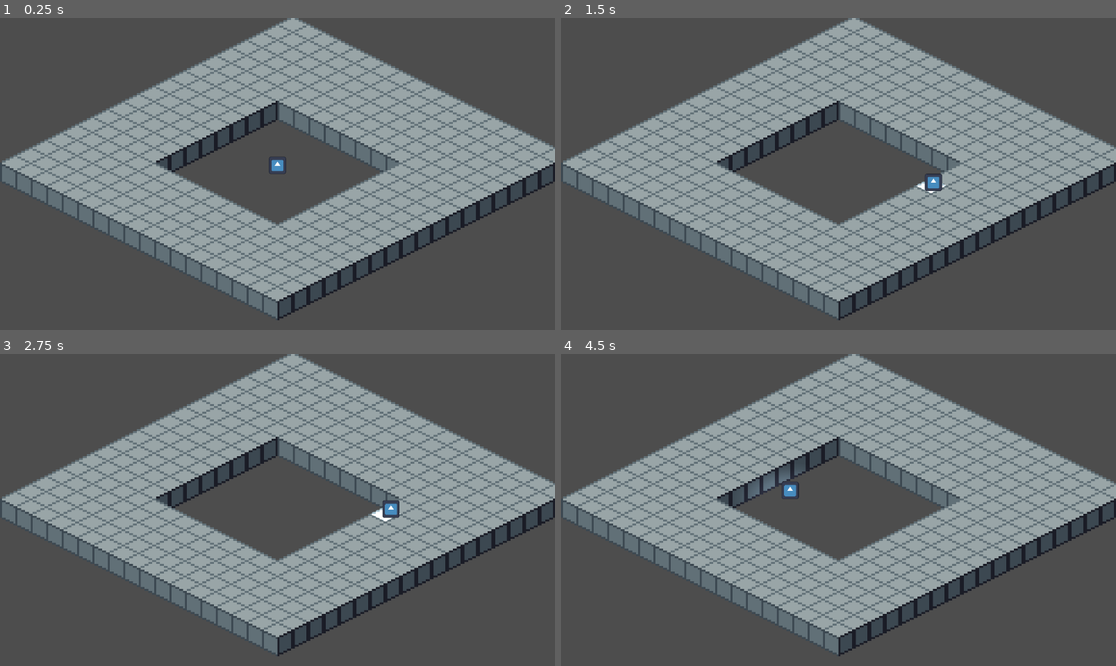
Above: before the commit, frames 1-4 (two rows, left to right).
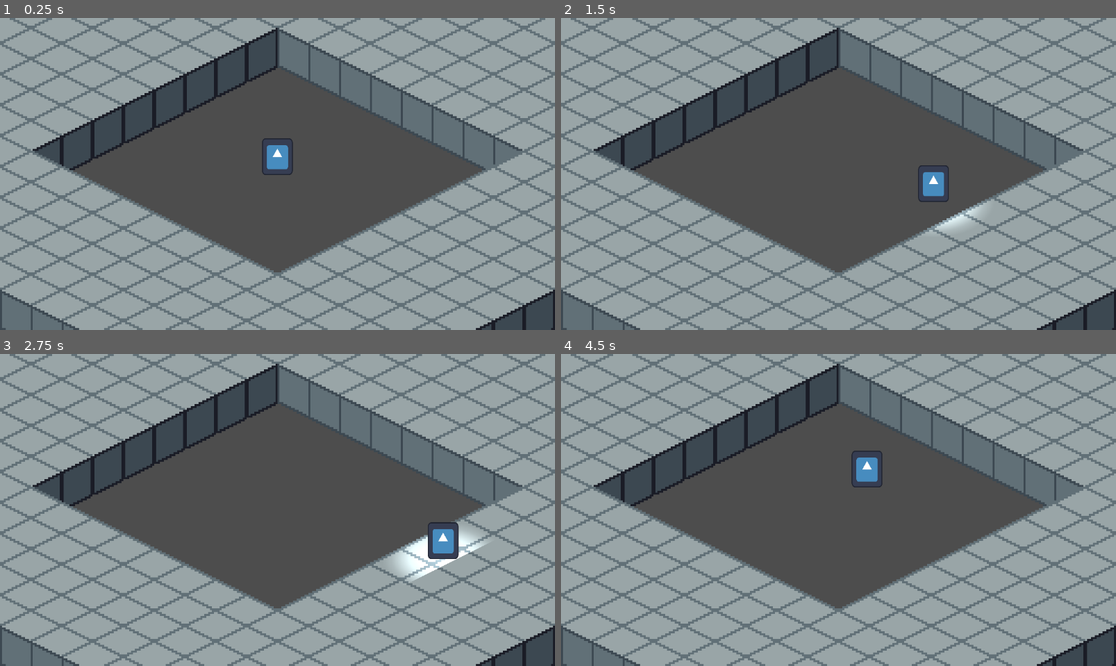
Above: after the commit, the same moments.

Repository: WesleyClements/bigmode-2025-game-jam
Game: Godot game, scene res://main.tscn
Same seed, same stepped clock (60 frames per second), same inputs: the game is played once before the commit and once after it. The engine's default icon, where the game draws it, is replaced by a stand-in: a white triangle on a blue panel in a dark square.
Inputs:
- Up to frame 1 (0.25 s): no input
- Up to frame 2 (1.5 s): tap Enter at 0.5 s; hold D (move_right) 0.53-1.28 s; hold S (move_down) from 1.28 s (still down)
- Up to frame 3 (2.75 s): release S (move_down) at 2.03 s; hold D (move_right) from 2.03 s (still down)
- Up to frame 4 (4.5 s): release D (move_right) at 2.78 s; hold W (move_up) 2.78-3.53 s; hold A (move_left) from 3.53 s (still down)

The runs differ from the first frame. In frame 1, 83% of the frame differs, in the area x 0-100%, y 0-100%; in frame 2, 82%; in frame 3, 83%; in frame 4, 83%.

Commit message:
increased resolution of blocks

Diff:
--- a/main.tscn
+++ b/main.tscn
@@ -3,45 +3,36 @@
 [ext_resource type="Texture2D" uid="uid://box0je0hx3isj" path="res://assets/sprites/blocks.png" id="1_i67v1"]
 [ext_resource type="PackedScene" uid="uid://cj8ksno35aduj" path="res://scenes/player.tscn" id="2_l8qed"]
 
-[sub_resource type="OccluderPolygon2D" id="OccluderPolygon2D_sbeag"]
-polygon = PackedVector2Array(0, -14, -8, -10, 0, -6, 8, -10)
+[sub_resource type="OccluderPolygon2D" id="OccluderPolygon2D_t01y3"]
+polygon = PackedVector2Array(0, -8, -16, 0, 0, 8, 16, 0)
 
 [sub_resource type="TileSetAtlasSource" id="TileSetAtlasSource_hl75k"]
 texture = ExtResource("1_i67v1")
-margins = Vector2i(1, 0)
-separation = Vector2i(2, 0)
-texture_region_size = Vector2i(16, 9)
+texture_region_size = Vector2i(32, 18)
 0:0/size_in_atlas = Vector2i(1, 2)
 0:0/0 = 0
-0:0/0/texture_origin = Vector2i(0, 5)
-0:0/0/occlusion_layer_0/polygon = SubResource("OccluderPolygon2D_sbeag")
-0:0/0/physics_layer_0/polygon_0/points = PackedVector2Array(0, -4, 8, 0, 0, 4, -8, 0)
+0:0/0/texture_origin = Vector2i(0, 10)
+0:0/0/occlusion_layer_0/polygon = SubResource("OccluderPolygon2D_t01y3")
+0:0/0/physics_layer_0/polygon_0/points = PackedVector2Array(0, -8, 16, 0, 0, 8, -16, 0)
 1:0/size_in_atlas = Vector2i(1, 2)
 1:0/0 = 0
-1:0/0/texture_origin = Vector2i(0, 5)
-1:0/0/occlusion_layer_0/polygon = SubResource("OccluderPolygon2D_sbeag")
-1:0/0/physics_layer_0/polygon_0/points = PackedVector2Array(0, -4, 8, 0, 0, 4, -8, 0)
+1:0/0/texture_origin = Vector2i(0, 10)
+1:0/0/occlusion_layer_0/polygon = SubResource("OccluderPolygon2D_t01y3")
+1:0/0/physics_layer_0/polygon_0/points = PackedVector2Array(0, -8, 16, 0, 0, 8, -16, 0)
 2:0/size_in_atlas = Vector2i(1, 2)
 2:0/0 = 0
-2:0/0/texture_origin = Vector2i(0, 5)
-2:0/0/occlusion_layer_0/polygon = SubResource("OccluderPolygon2D_sbeag")
-2:0/0/physics_layer_0/polygon_0/points = PackedVector2Array(0, -4, 8, 0, 0, 4, -8, 0)
-3:0/size_in_atlas = Vector2i(1, 2)
-3:0/0 = 0
-3:0/0/texture_origin = Vector2i(0, 5)
-3:0/0/occlusion_layer_0/polygon = SubResource("OccluderPolygon2D_sbeag")
-3:0/0/physics_layer_0/polygon_0/points = PackedVector2Array(0, -4, 8, 0, 0, 4, -8, 0)
-4:0/size_in_atlas = Vector2i(1, 2)
-4:0/0 = 0
-4:0/0/texture_origin = Vector2i(0, 5)
-4:0/0/occlusion_layer_0/polygon = SubResource("OccluderPolygon2D_sbeag")
-4:0/0/physics_layer_0/polygon_0/points = PackedVector2Array(0, -4, 8, 0, 0, 4, -8, 0)
+2:0/0/texture_origin = Vector2i(0, 10)
+2:0/0/occlusion_layer_0/polygon = SubResource("OccluderPolygon2D_t01y3")
+2:0/0/physics_layer_0/polygon_0/points = PackedVector2Array(0, -8, 16, 0, 0, 8, -16, 0)
+0:2/size_in_atlas = Vector2i(1, 2)
+0:2/0 = 0
+0:2/0/texture_origin = Vector2i(0, 9)
 
 [sub_resource type="TileSet" id="TileSet_xr7w5"]
 tile_shape = 1
 tile_layout = 5
 tile_offset_axis = 1
-tile_size = Vector2i(16, 8)
+tile_size = Vector2i(32, 16)
 occlusion_layer_0/light_mask = 1
 physics_layer_0/collision_layer = 1
 physics_layer_0/collision_mask = 0
--- a/scenes/player.tscn
+++ b/scenes/player.tscn
@@ -21,12 +21,12 @@
 light_mask = 2
 z_as_relative = false
 y_sort_enabled = true
-position = Vector2(0, -4.5)
-scale = Vector2(0.07, 0.07)
+position = Vector2(0, -9)
+scale = Vector2(0.125, 0.15)
 texture = ExtResource("1_4j5h3")
 
 [node name="CollisionPolygon2D" type="CollisionPolygon2D" parent="."]
-polygon = PackedVector2Array(5, 0, 0, 2, -5, 0, 0, -2)
+polygon = PackedVector2Array(8, 0, 0, 4, -8, 0, 0, -4)
 
 [node name="PointLight2D" type="PointLight2D" parent="."]
 light_mask = 5
Binary file changed: assets/.src/blocks.aseprite
Binary file changed: assets/sprites/blocks.png
